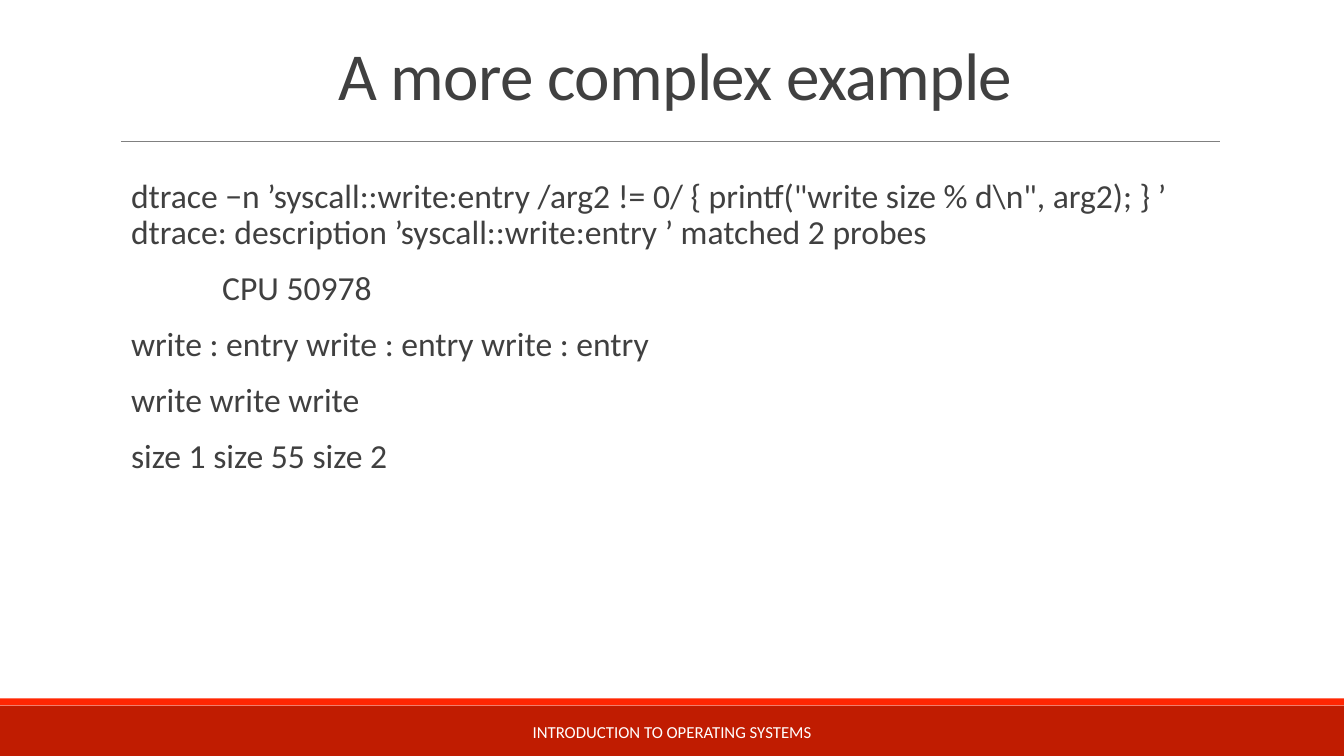
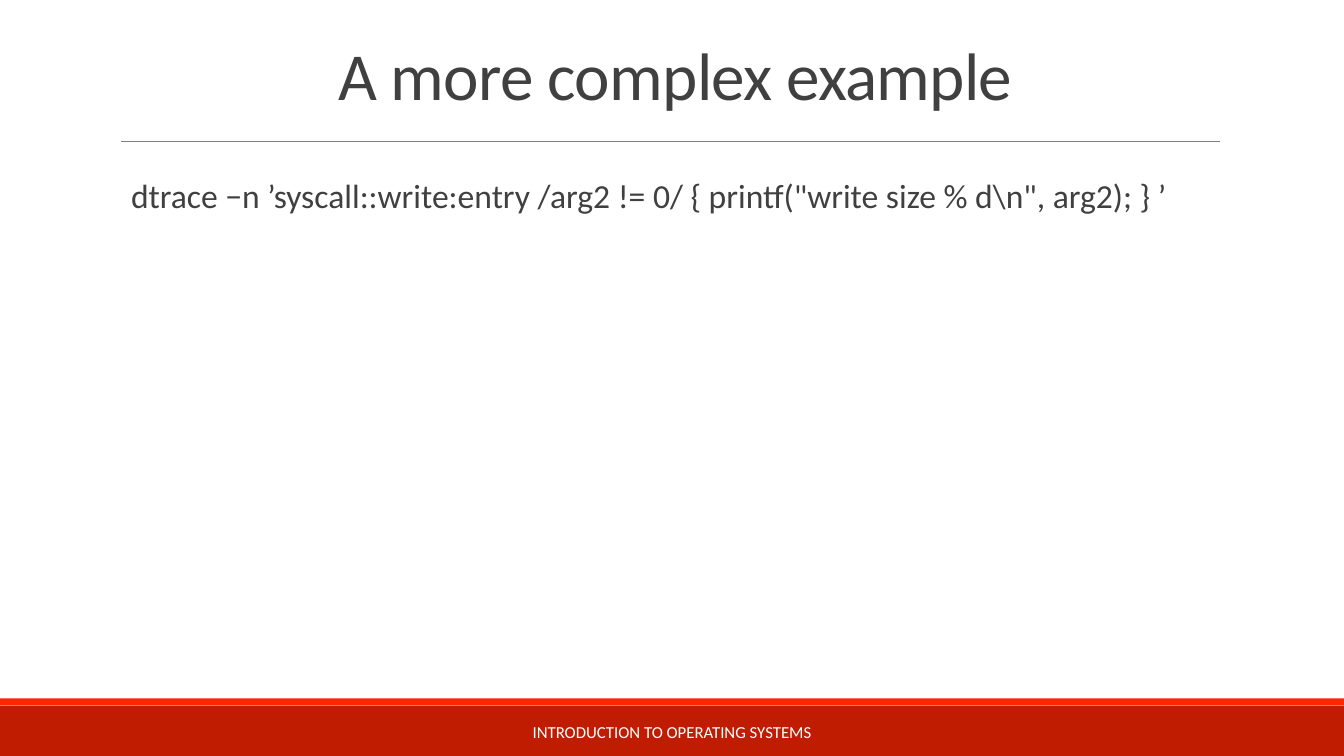
Before and after one commit to teachbsd/course, a slide deck: slide 7 of undergraduate/lectures/tracing.pptx. Drawn at 1344x756 pixels with LibreOffice and Linux fonts; fonts in the diff are those of the drawing; background and template pictures are left out. Boxes give left, top, right and bottom in pixels: in the first picture for what was removed or moved away, otherwise in the second. Text is boxed around its words. In the diff, an @@ line names an element or a change of style, - is before the commit and + after.

```diff
--- a/undergraduate/lectures/tracing.pptx
+++ b/undergraduate/lectures/tracing.pptx
@@ text at (x1=131, y1=183, x2=1132, y2=214): text changed @@
-  dtrace −n ’syscall::write:entry /arg2 != 0/ { printf("write size % d\n", arg2); } ’ dtrace: description ’syscall::write:entry ’ matched 2 probes
-  CPU 50978
-  write : entry write : entry write : entry
-  write write write
-  size 1 size 55 size 2
+  dtrace −n ’syscall::write:entry /arg2 != 0/ { printf("write size % d\n", arg2); } ’
```
Also in this commit, not shown: 4 other slides changed, 3 slides added, 1 slide removed, 1 other file.
